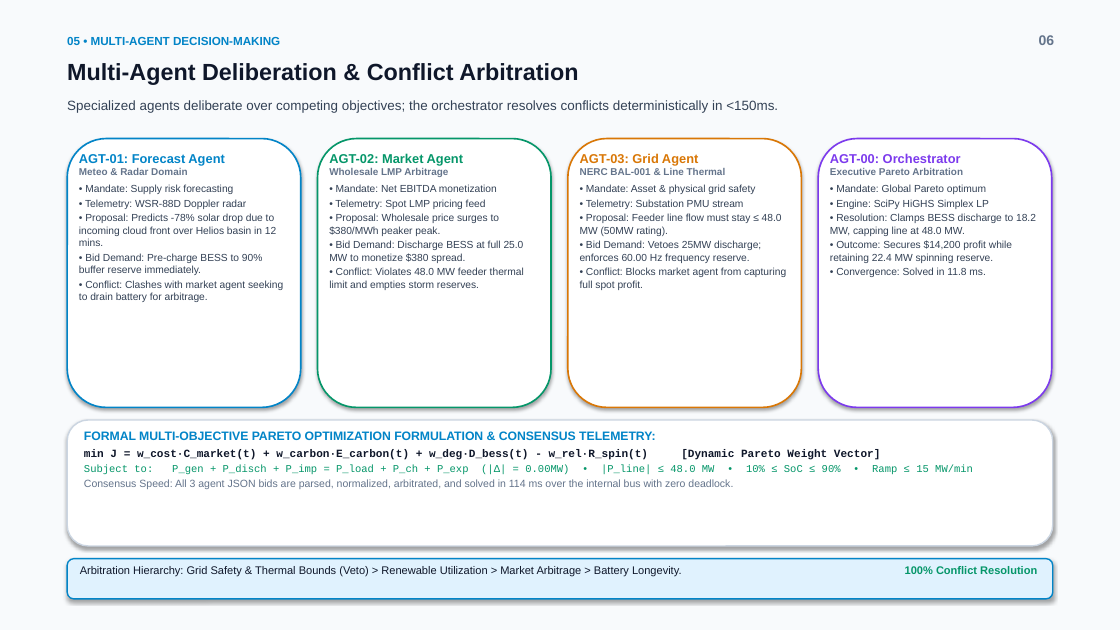
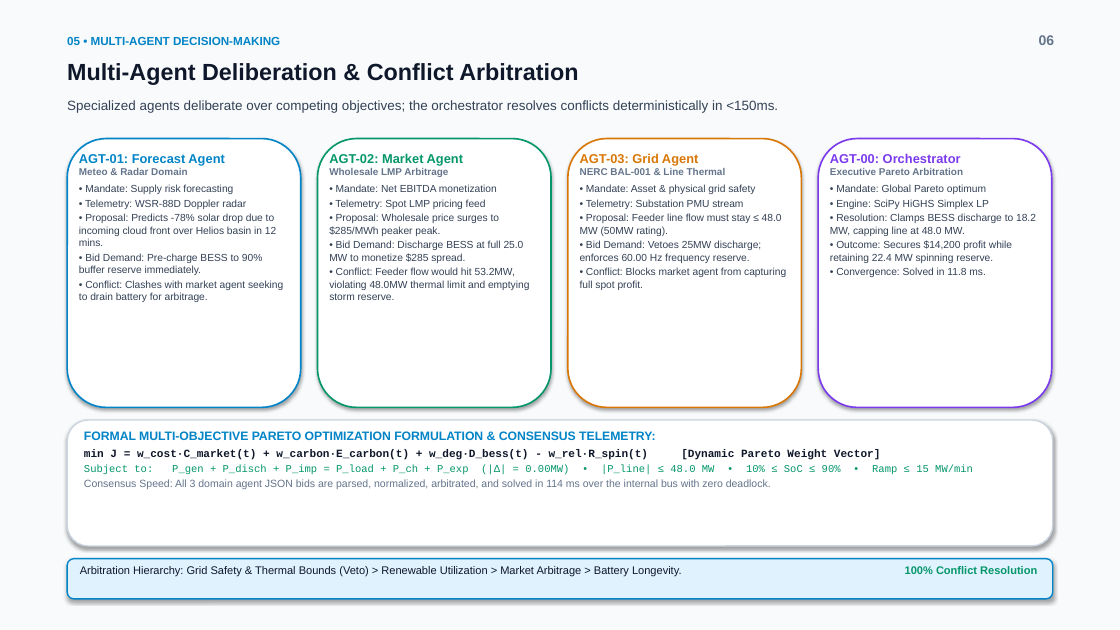
Before and after one commit to ManojKumar7676/GridOs, a slide deck: slide 6 of GridOS_Pitch_Deck.pptx. Drawn at 1120x630 pixels with LibreOffice and Linux fonts; fonts in the diff are those of the drawing. Boxes give left, top, right and bottom in pixels: in the first picture for what was removed or moved away, otherwise in the second. Text is boxed around its words. In the diff, an @@ line names an element or a change of style, - is before the commit and + after.

```diff
--- a/GridOS_Pitch_Deck.pptx
+++ b/GridOS_Pitch_Deck.pptx
@@ text at (329,214,529,300): text changed @@
-• Proposal: Wholesale price surges to $380/MWh peaker peak.
-• Bid Demand: Discharge BESS at full 25.0 MW to monetize $380 spread.
-• Conflict: Violates 48.0 MW feeder thermal limit and empties storm reserves.
+• Proposal: Wholesale price surges to $285/MWh peaker peak.
+• Bid Demand: Discharge BESS at full 25.0 MW to monetize $285 spread.
+• Conflict: Feeder flow would hit 53.2MW, violating 48.0MW thermal limit and emptying storm reserve.
@@ text at (84,479,771,489): text changed @@
-Consensus Speed: All 3 agent JSON bids are parsed, normalized, arbitrated, and solved in 114 ms over the internal bus with zero deadlock.
+Consensus Speed: All 3 domain agent JSON bids are parsed, normalized, arbitrated, and solved in 114 ms over the internal bus with zero deadlock.
```
Also in this commit, not shown: 9 other slides changed, 3 other files.
